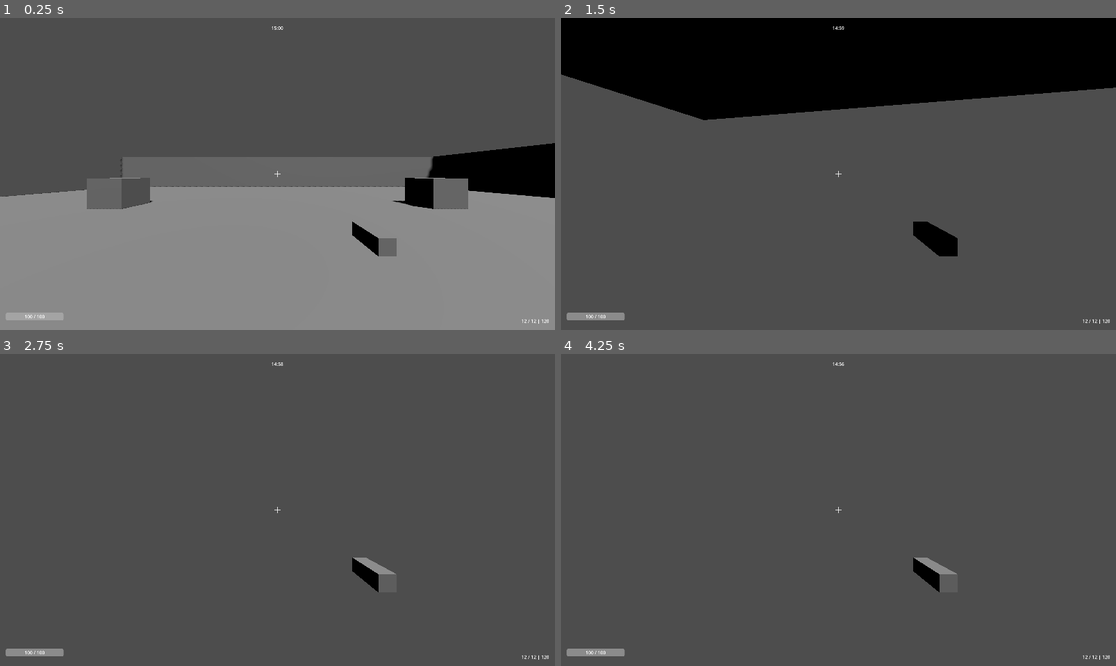
Above: before the commit, frames 1-4 (two rows, left to right).
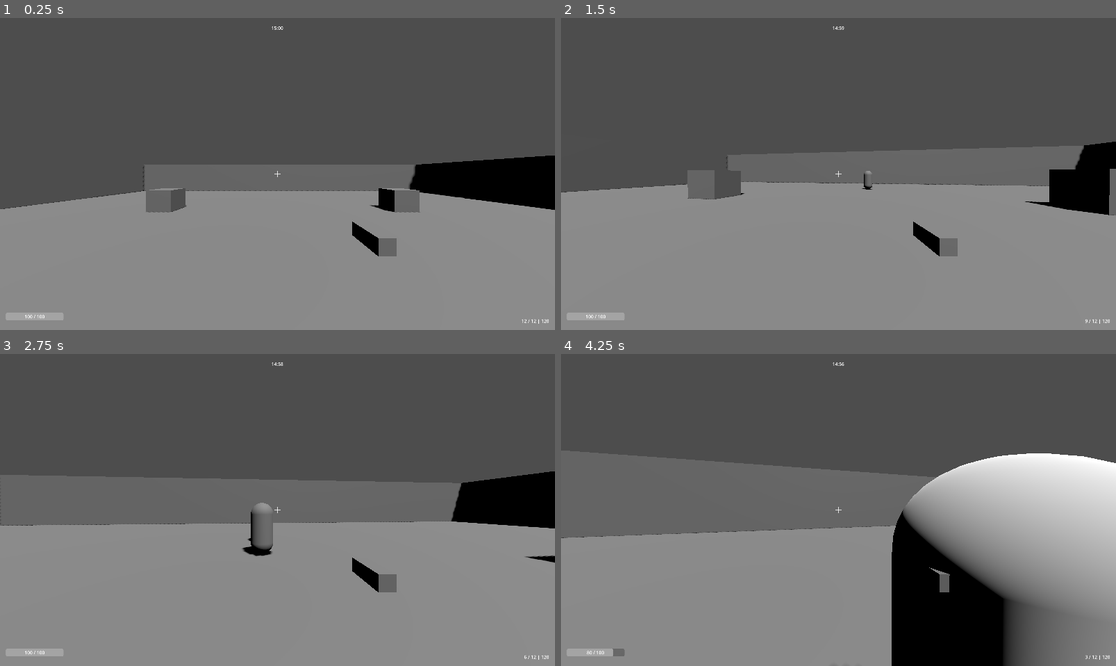
Above: after the commit, the same moments.

Repository: Gust4dev/RogueLite
Game: Godot game, scene res://scenes/main.tscn
The game is run twice, just before and just after one commit, with the same random seed, the same clock (stepped at 60 frames per second) and the same inputs.
Inputs (mouse positions are in pixels of both pictures, inside the frame that each line leads up to):
- Up to frame 1 (0.25 s): no input
- Up to frame 2 (1.5 s): move the mouse to (866, 174) at 0.52 s; press the mouse at (866, 174) at 0.53 s; hold W (move_forward) from 0.53 s (still down); tap Space (jump) at 0.77 s; move the mouse to (810, 174) at 1.27 s; release the mouse at (810, 174) at 1.28 s; tap Shift (sprint) at 1.35 s
- Up to frame 3 (2.75 s): keep holding W (move_forward); tap Space (jump) at 1.52 s; move the mouse to (288, 503) at 2.02 s; press the mouse at (288, 503) at 2.03 s
- Up to frame 4 (4.25 s): keep holding W (move_forward); move the mouse to (832, 516) at 2.77 s; release the mouse at (832, 516) at 2.78 s; tap Shift (sprint) at 2.85 s; tap Space (jump) at 3.02, 3.77 s; move the mouse to (877, 513) at 3.52 s; press the mouse at (877, 513) at 3.53 s

The runs differ from the first frame. In frame 1, 5.4% of the frame differs, in the area x 0-100%, y 40-63%; in frame 2, 77%, in the area x 0-100%, y 0-100%; in frame 3, 51%; in frame 4, 52%.

Commit message:
fix: Corrigidos bugs de física, combate e erros de execução
Ajustadas camadas de colisão da arena para evitar queda infinita.
Habilitado sistema de tiro e corrigidas máscaras de RayCast para detectar inimigos.
Corrigida ordem de adição à cena no spawn de inimigos para evitar erros de árvore.
Resolvidos erros de "already has a parent" e referências nulas em materiais.
Removidos erros de sintaxe e avisos de variáveis duplicadas e divisão de inteiros.
EN
fix: Fixed physics, combat bugs and runtime errors
Adjusted arena collision layers to prevent infinite falling.
Enabled shooting system and fixed RayCast masks to detect enemies.
Corrected scene tree addition order in enemy spawning to prevent tree errors.
Resolved "already has a parent" errors and null material references.
Removed syntax errors, variable shadowing, and integer division warnings

Diff:
--- a/enemies/base_enemy.gd
+++ b/enemies/base_enemy.gd
@@ -171,17 +171,20 @@
 		return
 
 	# Pega ou cria material
-	var material: StandardMaterial3D
-	if mesh.get_surface_override_material_count() > 0:
+	var material: StandardMaterial3D = null
+	if mesh.get_surface_override_material(0) is StandardMaterial3D:
 		material = mesh.get_surface_override_material(0)
 	else:
 		material = StandardMaterial3D.new()
 		mesh.set_surface_override_material(0, material)
+
+	if not material:
+		return
 
 	# Flash vermelho
 	material.albedo_color = Color.RED
 
 	# Volta ao normal
 	await get_tree().create_timer(0.1).timeout
-	if material:
+	if is_instance_valid(material):
 		material.albedo_color = Color.WHITE
--- a/enemies/zombie.tscn
+++ b/enemies/zombie.tscn
@@ -12,7 +12,7 @@
 
 [node name="Zombie" type="CharacterBody3D"]
 collision_layer = 2
-collision_mask = 1
+collision_mask = 5
 script = ExtResource("1_zombie")
 
 [node name="MeshInstance3D" type="MeshInstance3D" parent="."]
--- a/managers/spawn_manager.gd
+++ b/managers/spawn_manager.gd
@@ -37,7 +37,7 @@
 		return null
 	return spawn_points[randi() % spawn_points.size()]
 
-func spawn_zombie(position: Vector3 = Vector3.ZERO) -> Node3D:
+func spawn_zombie(spawn_pos: Vector3 = Vector3.ZERO) -> Node3D:
 	"""Spawna um zombie na posição especificada"""
 	if zombie_scene == null:
 		push_error("Zombie scene not loaded!")
@@ -46,15 +46,14 @@
 	var zombie = zombie_scene.instantiate()
 
 	# Se não passou posição, usa um spawn point aleatório
-	if position == Vector3.ZERO:
+	if spawn_pos == Vector3.ZERO:
 		var spawn_point = get_random_spawn_point()
 		if spawn_point:
-			position = spawn_point.global_position
-
-	zombie.global_position = position
+			spawn_pos = spawn_point.global_position
 
 	# Adiciona à cena principal
 	get_tree().current_scene.add_child(zombie)
+	zombie.global_position = spawn_pos
 
 	enemies_alive += 1
 	enemy_spawned.emit(zombie)
--- a/player/player_controller.gd
+++ b/player/player_controller.gd
@@ -119,10 +119,14 @@
 
 	# Adiciona como filho da câmera
 	if camera:
-		camera.add_child(weapon)
+		if weapon.get_parent() != camera:
+			if weapon.get_parent():
+				weapon.get_parent().remove_child(weapon)
+			camera.add_child(weapon)
 
 		# Posiciona a arma
 		weapon.position = Vector3(0.3, -0.2, -0.5)
+		weapon.rotation = Vector3.ZERO
 
 func take_damage(amount: float) -> void:
 	"""Aplica dano ao jogador"""
--- a/project.godot
+++ b/project.godot
@@ -12,7 +12,7 @@
 
 config/name="FPS Roguelite"
 run/main_scene="res://scenes/main.tscn"
-config/features=PackedStringArray("4.3", "Forward Plus")
+config/features=PackedStringArray("4.5", "Forward Plus")
 config/icon="res://icon.svg"
 
 [autoload]
@@ -31,32 +31,32 @@
 
 move_forward={
 "deadzone": 0.5,
-"events": [Object(InputEventKey,"resource_local_to_scene":fa …(172 unchanged characters)… eycode":87,"key_label":0,"unicode":119,"echo":false,"script":null)
+"events": [Object(InputEventKey,"resource_local_to_scene":fa …(172 unchanged characters)… eycode":87,"key_label":0,"unicode":119,"location":0,"echo":false,"script":null)
 ]
 }
 move_back={
 "deadzone": 0.5,
-"events": [Object(InputEventKey,"resource_local_to_scene":fa …(172 unchanged characters)… eycode":83,"key_label":0,"unicode":115,"echo":false,"script":null)
+"events": [Object(InputEventKey,"resource_local_to_scene":fa …(172 unchanged characters)… eycode":83,"key_label":0,"unicode":115,"location":0,"echo":false,"script":null)
 ]
 }
 move_left={
 "deadzone": 0.5,
-"events": [Object(InputEventKey,"resource_local_to_scene":fa …(171 unchanged characters)… keycode":65,"key_label":0,"unicode":97,"echo":false,"script":null)
+"events": [Object(InputEventKey,"resource_local_to_scene":fa …(171 unchanged characters)… keycode":65,"key_label":0,"unicode":97,"location":0,"echo":false,"script":null)
 ]
 }
 move_right={
 "deadzone": 0.5,
-"events": [Object(InputEventKey,"resource_local_to_scene":fa …(172 unchanged characters)… eycode":68,"key_label":0,"unicode":100,"echo":false,"script":null)
+"events": [Object(InputEventKey,"resource_local_to_scene":fa …(172 unchanged characters)… eycode":68,"key_label":0,"unicode":100,"location":0,"echo":false,"script":null)
 ]
 }
 jump={
 "deadzone": 0.5,
-"events": [Object(InputEventKey,"resource_local_to_scene":fa …(171 unchanged characters)… keycode":32,"key_label":0,"unicode":32,"echo":false,"script":null)
+"events": [Object(InputEventKey,"resource_local_to_scene":fa …(171 unchanged characters)… keycode":32,"key_label":0,"unicode":32,"location":0,"echo":false,"script":null)
 ]
 }
 sprint={
 "deadzone": 0.5,
-"events": [Object(InputEventKey,"resource_local_to_scene":fa …(175 unchanged characters)… ode":4194325,"key_label":0,"unicode":0,"echo":false,"script":null)
+"events": [Object(InputEventKey,"resource_local_to_scene":fa …(175 unchanged characters)… ode":4194325,"key_label":0,"unicode":0,"location":0,"echo":false,"script":null)
 ]
 }
 shoot={
@@ -66,7 +66,7 @@
 }
 reload={
 "deadzone": 0.5,
-"events": [Object(InputEventKey,"resource_local_to_scene":fa …(172 unchanged characters)… eycode":82,"key_label":0,"unicode":114,"echo":false,"script":null)
+"events": [Object(InputEventKey,"resource_local_to_scene":fa …(172 unchanged characters)… eycode":82,"key_label":0,"unicode":114,"location":0,"echo":false,"script":null)
 ]
 }
 
@@ -76,12 +76,7 @@
 3d_physics/layer_2="Enemies"
 3d_physics/layer_3="World"
 
-[physics]
-
-3d/default_gravity=9.8
-
 [rendering]
 
-renderer/rendering_method="forward_plus"
 textures/vram_compression/import_etc2_astc=true
 anti_aliasing/quality/msaa_3d=2
--- a/scenes/main.gd
+++ b/scenes/main.gd
@@ -14,9 +14,11 @@
 	if GameManager:
 		GameManager.start_timer()
 
-	# Conecta a arma ao HUD
-	if hud and pistol:
-		hud.set_weapon(pistol)
+	# Equipar a arma
+	if player and pistol:
+		player.equip_weapon(pistol)
+		if hud:
+			hud.set_weapon(pistol)
 
 	# Registra spawn points
 	_register_spawn_points()
--- a/scenes/test_arena.tscn
+++ b/scenes/test_arena.tscn
@@ -19,6 +19,8 @@
 [node name="TestArena" type="Node3D"]
 
 [node name="Floor" type="StaticBody3D" parent="."]
+collision_layer = 4
+collision_mask = 0
 
 [node name="MeshInstance3D" type="MeshInstance3D" parent="Floor"]
 mesh = SubResource("BoxMesh_floor")
@@ -55,6 +57,8 @@
 
 [node name="Obstacle1" type="StaticBody3D" parent="."]
 transform = Transform3D(1, 0, 0, 0, 1, 0, 0, 0, 1, -10, 1, -10)
+collision_layer = 4
+collision_mask = 0
 
 [node name="MeshInstance3D" type="MeshInstance3D" parent="Obstacle1"]
 mesh = SubResource("BoxMesh_obstacle")
@@ -64,6 +68,8 @@
 
 [node name="Obstacle2" type="StaticBody3D" parent="."]
 transform = Transform3D(1, 0, 0, 0, 1, 0, 0, 0, 1, 10, 1, -10)
+collision_layer = 4
+collision_mask = 0
 
 [node name="MeshInstance3D" type="MeshInstance3D" parent="Obstacle2"]
 mesh = SubResource("BoxMesh_obstacle")
@@ -73,6 +79,8 @@
 
 [node name="Obstacle3" type="StaticBody3D" parent="."]
 transform = Transform3D(1, 0, 0, 0, 1, 0, 0, 0, 1, -10, 1, 10)
+collision_layer = 4
+collision_mask = 0
 
 [node name="MeshInstance3D" type="MeshInstance3D" parent="Obstacle3"]
 mesh = SubResource("BoxMesh_obstacle")
@@ -82,6 +90,8 @@
 
 [node name="Obstacle4" type="StaticBody3D" parent="."]
 transform = Transform3D(1, 0, 0, 0, 1, 0, 0, 0, 1, 10, 1, 10)
+collision_layer = 4
+collision_mask = 0
 
 [node name="MeshInstance3D" type="MeshInstance3D" parent="Obstacle4"]
 mesh = SubResource("BoxMesh_obstacle")
@@ -90,7 +100,9 @@
 shape = SubResource("BoxShape3D_obstacle")
 
 [node name="Obstacle5" type="StaticBody3D" parent="."]
-transform = Transform3D(1, 0, 0, 0, 1, 0, 0, 0, 1, 0, 1, 0)
+transform = Transform3D(1, 0, 0, 0, 1, 0, 0, 0, 1, 0, 1, 5)
+collision_layer = 4
+collision_mask = 0
 
 [node name="MeshInstance3D" type="MeshInstance3D" parent="Obstacle5"]
 mesh = SubResource("BoxMesh_obstacle")
--- a/ui/hud.gd
+++ b/ui/hud.gd
@@ -75,8 +75,8 @@
 func _on_time_changed(seconds_remaining: int) -> void:
 	"""Atualiza o timer"""
 	if timer_label:
-		var minutes = seconds_remaining / 60
-		var seconds = seconds_remaining % 60
+		var minutes: int = seconds_remaining / 60
+		var seconds: int = seconds_remaining % 60
 		timer_label.text = "%02d:%02d" % [minutes, seconds]
 
 		# Muda cor quando está acabando o tempo (menos de 1 minuto)
--- a/weapons/base_weapon.gd
+++ b/weapons/base_weapon.gd
@@ -161,18 +161,21 @@
 func _trigger_muzzle_flash() -> void:
 	"""Ativa o muzzle flash"""
 	if muzzle_flash:
-		muzzle_flash.visible = true
-
-		# Emite partículas se existir GPUParticles3D
-		for child in muzzle_flash.get_children():
-			if child is GPUParticles3D:
-				child.restart()
-				child.emitting = true
-
-		# Esconde depois de 0.1 segundos
-		await get_tree().create_timer(0.1).timeout
-		if muzzle_flash:
-			muzzle_flash.visible = false
+		if muzzle_flash.has_method("trigger"):
+			muzzle_flash.trigger()
+		else:
+			muzzle_flash.visible = true
+
+			# Emite partículas se existir GPUParticles3D
+			for child in muzzle_flash.get_children():
+				if child is GPUParticles3D:
+					child.restart()
+					child.emitting = true
+
+			# Esconde depois de 0.1 segundos
+			await get_tree().create_timer(0.1).timeout
+			if muzzle_flash:
+				muzzle_flash.visible = false
 
 func _apply_recoil() -> void:
 	"""Aplica recoil à câmera"""
--- a/weapons/pistol.tscn
+++ b/weapons/pistol.tscn
@@ -15,7 +15,7 @@
 
 [node name="RayCast3D" type="RayCast3D" parent="."]
 target_position = Vector3(0, 0, -100)
-collision_mask = 3
+collision_mask = 6
 collide_with_areas = true
 
 [node name="MuzzleFlash" parent="." instance=ExtResource("2_muzzle")]
Not shown, added: enemies/base_enemy.gd.uid
Not shown, added: enemies/zombie.gd.uid
Not shown, added: icon.svg.import
Not shown, added: managers/audio_manager.gd.uid
Not shown, added: managers/game_manager.gd.uid
Not shown, added: managers/spawn_manager.gd.uid
Not shown, added: player/camera_effects.gd.uid
Not shown, added: player/player_controller.gd.uid
Not shown, added: player/player_stats.gd.uid
Not shown, added: scenes/main.gd.uid
Not shown, added: ui/hud.gd.uid
Not shown, added: vfx/impact_particles.gd.uid
(and 3 more such lines)
